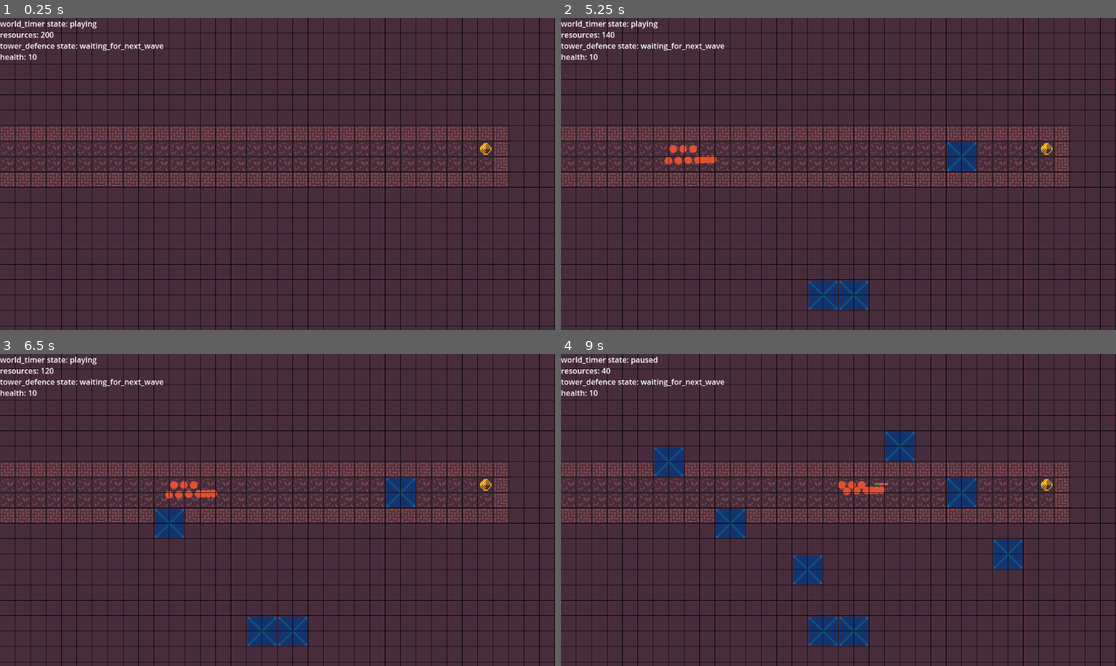
Above: before the commit, frames 1-4 (two rows, left to right).
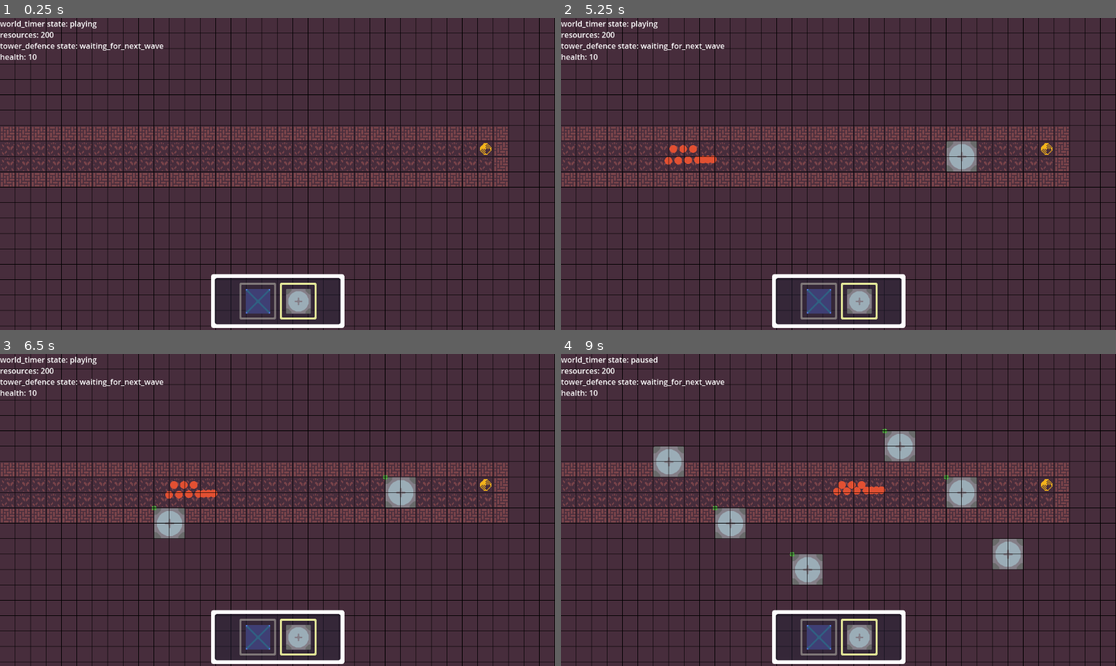
Above: after the commit, the same moments.

Repository: JeppeLindberg/Factory_tower_defence
Game: Godot game, scene res://scenes/main_scene.tscn
Two runs of this game, one before a commit and one after it. Both use one fixed random seed, a clock stepped at 60 frames per second and the inputs below.
Inputs (mouse positions are in pixels of both pictures, inside the frame that each line leads up to):
- Up to frame 1 (0.25 s): no input
- Up to frame 2 (5.25 s): click (816, 301) at 0.52 s; click (860, 301) at 1.27 s; click (816, 301) at 2.02 s; click (860, 301) at 2.77 s; click (816, 301) at 3.52 s; click (860, 301) at 4.27 s; move the mouse to (960, 158) at 5.02 s; click (960, 158) at 5.17 s
- Up to frame 3 (6.5 s): move the mouse to (166, 525) at 5.77 s; click (166, 525) at 5.92 s
- Up to frame 4 (9 s): move the mouse to (894, 441) at 6.52 s; click (894, 441) at 6.67 s; move the mouse to (810, 572) at 7.27 s; click (810, 572) at 7.42 s; move the mouse to (1005, 556) at 8.02 s; click (1005, 556) at 8.17 s; tap Space (pause_play) at 8.65 s; move the mouse to (672, 463) at 8.77 s; click (672, 463) at 8.92 s

The runs differ from the first frame. In frame 1, 1.9% of the frame differs, in the area x 38-63%, y 81-100%; in frame 2, 2.8%; in frame 3, 3.3%; in frame 4, 5.5%, in the area x 7-84%, y 4-100%.

Commit message:
progress

Diff:
--- /dev/null
+++ b/prefabs/buildings/gathering/drill_1.tscn
@@ -0,0 +1,23 @@
+[gd_scene load_steps=5 format=3 uid="uid://bsuwnxpie8r4n"]
+
+[ext_resource type="Script" path="res://scripts/library/activate_on_ready.gd" id="1_5ll80"]
+[ext_resource type="Script" path="res://scripts/buildings/generic_gatherer.gd" id="2_svmbl"]
+[ext_resource type="Script" path="res://scripts/buildings/gathering/drill.gd" id="3_aypjq"]
+[ext_resource type="Texture2D" uid="uid://djj280d162hxk" path="res://sprites/buildings/drill_1.png" id="3_ep52y"]
+
+[node name="drill_1" type="Node2D"]
+script = ExtResource("1_5ll80")
+
+[node name="generic_gatherer" type="Node2D" parent="."]
+script = ExtResource("2_svmbl")
+resource_path = "res://prefabs/resource_types/iron.tscn"
+
+[node name="drill_1" type="Node2D" parent="generic_gatherer"]
+script = ExtResource("3_aypjq")
+
+[node name="base" type="Sprite2D" parent="."]
+position = Vector2(32, 32)
+scale = Vector2(0.5, 0.5)
+texture = ExtResource("3_ep52y")
+
+[node name="resource_container" type="Node2D" parent="."]
--- a/prefabs/buildings/towers/javelin_shooter.tscn
+++ b/prefabs/buildings/towers/javelin_shooter.tscn
@@ -23,7 +23,6 @@
 position = Vector2(32, 32)
 
 [node name="base" type="Sprite2D" parent="."]
-modulate = Color(0.313726, 0.811765, 0.94902, 1)
 position = Vector2(32, 32)
 scale = Vector2(0.5, 0.5)
 texture = ExtResource("4_xwimb")
--- /dev/null
+++ b/prefabs/buildings/transport/conveyour_belt.tscn
@@ -0,0 +1,9 @@
+[gd_scene load_steps=2 format=3 uid="uid://bt2087kxtg1go"]
+
+[ext_resource type="Texture2D" uid="uid://bhggn228c4kie" path="res://sprites/buildings/conveyour_belt.png" id="1_qq8oe"]
+
+[node name="conveyour_belt" type="Node2D"]
+
+[node name="sprite" type="Sprite2D" parent="."]
+scale = Vector2(0.5, 0.5)
+texture = ExtResource("1_qq8oe")
--- /dev/null
+++ b/prefabs/resource_types/iron.tscn
@@ -0,0 +1,12 @@
+[gd_scene load_steps=3 format=3 uid="uid://b2k26ga3ce3ww"]
+
+[ext_resource type="Texture2D" uid="uid://dc54td07xf7xq" path="res://sprites/basic_round.png" id="1_3vv1f"]
+[ext_resource type="Script" path="res://scripts/resource_generic.gd" id="1_gn0mn"]
+
+[node name="iron" type="Node2D"]
+script = ExtResource("1_gn0mn")
+
+[node name="sprite" type="Sprite2D" parent="."]
+modulate = Color(0.309804, 0.643137, 0.247059, 1)
+scale = Vector2(0.1, 0.1)
+texture = ExtResource("1_3vv1f")
--- /dev/null
+++ b/prefabs/ui/building_button.tscn
@@ -0,0 +1,28 @@
+[gd_scene load_steps=4 format=3 uid="uid://cjhawr0e64shn"]
+
+[ext_resource type="Texture2D" uid="uid://iw70lnyquvk4" path="res://sprites/selected.png" id="1_1dkh7"]
+[ext_resource type="Script" path="res://scripts/ui/building_button.gd" id="2_11nd4"]
+[ext_resource type="Texture2D" uid="uid://db07abpttbo14" path="res://sprites/unselected.png" id="3_mtbqv"]
+
+[node name="building_button" type="TextureButton"]
+texture_normal = ExtResource("1_1dkh7")
+script = ExtResource("2_11nd4")
+selected_texture = ExtResource("1_1dkh7")
+unselected_texture = ExtResource("3_mtbqv")
+
+[node name="texture" type="TextureRect" parent="."]
+layout_mode = 1
+anchors_preset = 8
+anchor_left = 0.5
+anchor_top = 0.5
+anchor_right = 0.5
+anchor_bottom = 0.5
+offset_left = -27.0
+offset_top = -27.0
+offset_right = 28.0
+offset_bottom = 28.0
+grow_horizontal = 2
+grow_vertical = 2
+expand_mode = 1
+
+[connection signal="pressed" from="." to="." method="_on_pressed"]
--- a/scenes/main_scene.tscn
+++ b/scenes/main_scene.tscn
@@ -1,17 +1,68 @@
-[gd_scene load_steps=10 format=3 uid="uid://dx78awoua36rc"]
+[gd_scene load_steps=13 format=3 uid="uid://dx78awoua36rc"]
 
 [ext_resource type="Script" path="res://scripts/main_scene.gd" id="1_kikt0"]
 [ext_resource type="Script" path="res://scripts/controller.gd" id="1_v354r"]
 [ext_resource type="Script" path="res://scripts/terrain.gd" id="2_21qa5"]
+[ext_resource type="Script" path="res://scripts/ui/ui.gd" id="2_e2fnj"]
 [ext_resource type="Script" path="res://scripts/world_timer.gd" id="2_k3tlx"]
 [ext_resource type="Script" path="res://scripts/tower_defence.gd" id="3_s4em8"]
 [ext_resource type="Script" path="res://scripts/debug.gd" id="3_txkdr"]
+[ext_resource type="Script" path="res://scripts/ui/building_buttons.gd" id="4_k8eb4"]
 [ext_resource type="TileSet" uid="uid://dnv1am0rkftcy" path="res://tilesets/kenny.tres" id="4_mxxtt"]
 [ext_resource type="Script" path="res://scripts/map.gd" id="5_r48p8"]
 [ext_resource type="Script" path="res://scripts/building_placement.gd" id="5_vuthm"]
+[ext_resource type="Texture2D" uid="uid://b0go126ne14t1" path="res://sprites/panel.png" id="11_y0ryh"]
 
 [node name="main_scene" type="Node2D"]
 script = ExtResource("1_kikt0")
+
+[node name="ui" type="Node2D" parent="."]
+z_index = 100
+script = ExtResource("2_e2fnj")
+
+[node name="bottom_center" type="Control" parent="ui"]
+layout_mode = 3
+anchors_preset = 0
+offset_left = 582.0
+offset_top = 646.0
+offset_right = 582.0
+offset_bottom = 646.0
+
+[node name="building_panel" type="NinePatchRect" parent="ui/bottom_center"]
+custom_minimum_size = Vector2(120, 120)
+layout_mode = 1
+anchors_preset = 7
+anchor_left = 0.5
+anchor_top = 1.0
+anchor_right = 0.5
+anchor_bottom = 1.0
+offset_left = -142.5
+offset_top = -120.0
+offset_right = 142.5
+grow_horizontal = 2
+grow_vertical = 0
+texture = ExtResource("11_y0ryh")
+patch_margin_left = 30
+patch_margin_top = 30
+patch_margin_right = 30
+patch_margin_bottom = 30
+
+[node name="building_buttons" type="HBoxContainer" parent="ui/bottom_center/building_panel"]
+layout_mode = 1
+anchors_preset = 8
+anchor_left = 0.5
+anchor_top = 0.5
+anchor_right = 0.5
+anchor_bottom = 0.5
+offset_left = -82.0
+offset_top = -40.0
+offset_right = 82.0
+offset_bottom = 40.0
+grow_horizontal = 2
+grow_vertical = 2
+alignment = 1
+script = ExtResource("4_k8eb4")
+button_path = "res://prefabs/ui/building_button.tscn"
 
 [node name="world_timer" type="Node2D" parent="."]
 script = ExtResource("2_k3tlx")
--- a/scripts/building_placement.gd
+++ b/scripts/building_placement.gd
@@ -9,6 +9,7 @@
 var _debug
 
 var current_building = null
+var current_building_name = null
 var resources = 200
 
 
@@ -16,10 +17,15 @@
 	_main_scene = get_node(_scene_paths.MAIN_SCENE)
 	_terrain = get_node(_scene_paths.TERRAIN)
 	_debug = get_node(_scene_paths.DEBUG)
-	current_building = _buildings.get_building_by_name("javelin_shooter")
+	set_current_building("drill_1")
 
 func _process(_delta):
 	_debug.add_debug_text("resources", resources)
+
+# Change the currently active building
+func set_current_building(building_name):
+	current_building = _buildings.get_building_by_name(building_name)
+	current_building_name = building_name
 
 # Place the current building at this coordinate
 func place_current_building_at_coord(coord):
--- /dev/null
+++ b/scripts/buildings/gathering/drill.gd
@@ -0,0 +1,4 @@
+extends Node2D
+
+
+var resources_per_second = 2.0
--- /dev/null
+++ b/scripts/buildings/generic_gatherer.gd
@@ -0,0 +1,36 @@
+extends Node2D
+
+var _scene_paths := preload("res://scripts/library/scene_paths.gd").new()
+
+@export var resource_path: String
+
+var _root_node
+var _gatherer_specific
+var _main_scene
+var _world_timer
+var _resource_container
+var _debug
+
+var _next_event_time
+
+
+func activate():
+	_root_node = get_parent()
+	_gatherer_specific = get_child(0)
+	_main_scene = get_node(_scene_paths.MAIN_SCENE)
+	_world_timer = get_node(_scene_paths.WORLD_TIMER)
+	_debug = get_node(_scene_paths.DEBUG)
+	_resource_container = _root_node.get_node("resource_container")
+
+	_next_event_time = _world_timer.seconds() + 1.0 / _gatherer_specific.resources_per_second
+
+func _process(_delta):
+	if _world_timer.seconds() >= _next_event_time:
+		var charge_time = _world_timer.seconds() - _next_event_time
+		_next_event_time += 1.0 / _gatherer_specific.resources_per_second
+		event(charge_time)
+
+# Execute an event, as defined by the gatherer implementation
+func event(charge_time):
+	var new_resource = _main_scene.create_node(resource_path, _resource_container)
+	new_resource.initialize(charge_time)
--- a/scripts/library/buildings.gd
+++ b/scripts/library/buildings.gd
@@ -1,12 +1,17 @@
 
 const _json_path = "res://scripts/library/buildings.json"
+
+var buildings_dict = null
 
 
 # Read all information about buildable objects, and return them as a dict
 func get_all_buildings():
+	if buildings_dict != null:
+		return buildings_dict
+
 	var buildings_file = FileAccess.open(_json_path, FileAccess.READ)
 	var buildings_data = buildings_file.get_as_text()
-	var buildings_dict = JSON.parse_string(buildings_data)
+	buildings_dict = JSON.parse_string(buildings_data)
 	return buildings_dict
 
 # Return the information of a certain building
--- a/scripts/library/buildings.json
+++ b/scripts/library/buildings.json
@@ -1,7 +1,15 @@
 {
     "javelin_shooter": {
         "prefab_path": "res://prefabs/buildings/towers/javelin_shooter.tscn",
+        "sprite_path": "res://sprites/buildings/tower_base.png",
         "cost": 20,
+        "footprint_x": 2,
+        "footprint_y": 2
+    },
+    "drill_1": {
+        "prefab_path": "res://prefabs/buildings/gathering/drill_1.tscn",
+        "sprite_path": "res://sprites/buildings/drill_1.png",
+        "cost": 0,
         "footprint_x": 2,
         "footprint_y": 2
     }
--- /dev/null
+++ b/scripts/resource_generic.gd
@@ -0,0 +1,11 @@
+extends Node2D
+
+
+func initialize(charge_time):
+	_progress_time(charge_time)
+
+func get_state():
+	pass
+
+func _progress_time(charge_time):
+	pass
--- /dev/null
+++ b/scripts/ui/building_button.gd
@@ -0,0 +1,23 @@
+extends TextureButton
+
+var _scene_paths := preload("res://scripts/library/scene_paths.gd").new()
+
+@export var selected_texture: Texture2D
+@export var unselected_texture: Texture2D
+
+var _building_placement
+
+var building_name
+
+
+func _ready():
+	_building_placement = get_node(_scene_paths.BUILDING_PLACEMENT)
+
+func _on_pressed():
+	get_parent().press_button(self)
+
+func _process(_delta):
+	if _building_placement.current_building_name == building_name:
+		texture_normal = selected_texture
+	else:
+		texture_normal = unselected_texture
--- /dev/null
+++ b/scripts/ui/building_buttons.gd
@@ -0,0 +1,26 @@
+extends HBoxContainer
+
+var _buildings := preload("res://scripts/library/buildings.gd").new()
+var _scene_paths := preload("res://scripts/library/scene_paths.gd").new()
+
+@export var button_path: String
+
+var _main_scene
+var _building_placement
+
+
+func activate():
+	_main_scene = get_node(_scene_paths.MAIN_SCENE)
+	_building_placement = get_node(_scene_paths.BUILDING_PLACEMENT)
+
+	var buildings_dict = _buildings.get_all_buildings()
+	for building_name in buildings_dict.keys():
+		var new_button = _main_scene.create_node(button_path, self)
+		new_button.building_name = building_name
+		var sprite = load(buildings_dict[building_name]["sprite_path"])
+		var texture = new_button.get_node("texture")
+		texture.texture = sprite
+
+# When one of the buttons have been pressed, pass it though here
+func press_button(building_button):
+	_building_placement.set_current_building(building_button.building_name)
--- /dev/null
+++ b/scripts/ui/ui.gd
@@ -0,0 +1,21 @@
+extends Node2D
+
+var _scene_paths := preload("res://scripts/library/scene_paths.gd").new()
+
+var _main_scene
+
+var _screen_size
+var _screen_pos
+var _bottom_center
+
+
+func _ready():
+	_main_scene = get_node(_scene_paths.MAIN_SCENE)
+	_bottom_center = get_node("bottom_center")
+
+# Handle all kinds of resizing/moving of the visible rectangle
+func _process(_delta):
+	_screen_size = get_viewport().get_visible_rect().size
+	_screen_pos = get_viewport().get_visible_rect().position
+
+	_bottom_center.global_position = _screen_pos + Vector2(_screen_size.x * 0.5, _screen_size.y)
Binary file added: asesprite/conveyour_belt.aseprite
Binary file added: asesprite/conveyour_belt.png
Not shown, added: asesprite/conveyour_belt.png.import
Binary file added: asesprite/drill_1.aseprite
Binary file added: asesprite/drill_1.png
Not shown, added: asesprite/drill_1.png.import
Binary file added: asesprite/panel.aseprite
Binary file added: asesprite/panel.png
Not shown, added: asesprite/panel.png.import
Binary file added: asesprite/selected.aseprite
Binary file added: asesprite/selected.png
Not shown, added: asesprite/selected.png.import
(and 10 more such lines)
